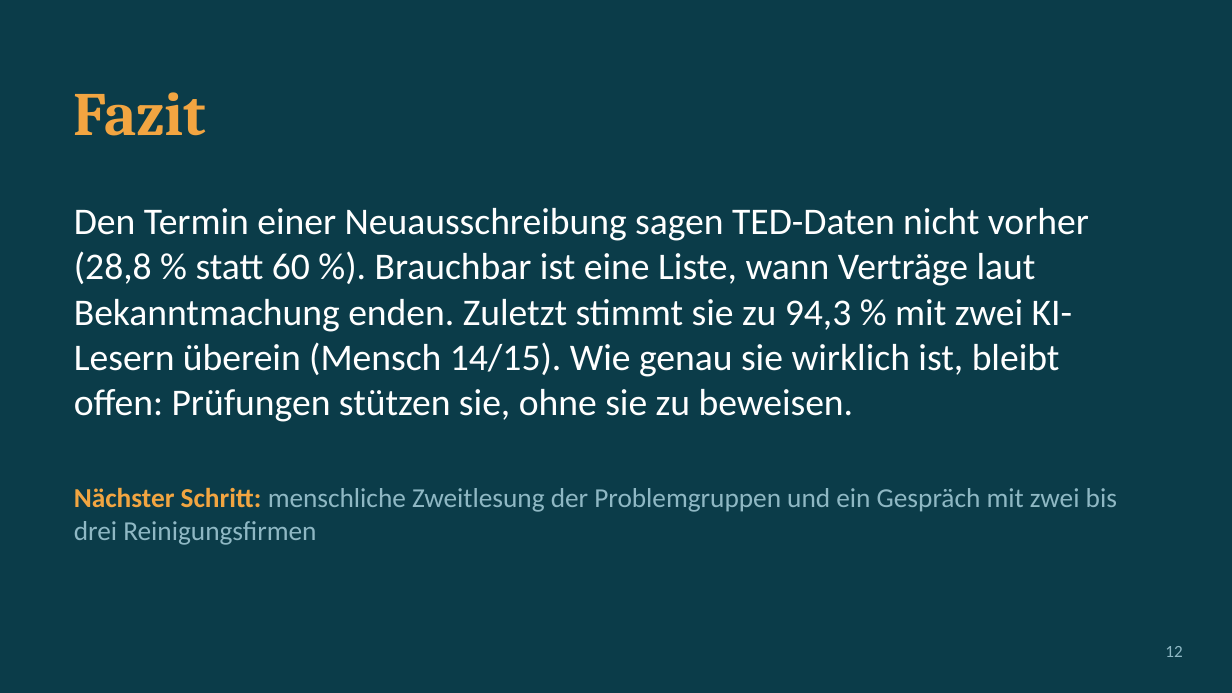
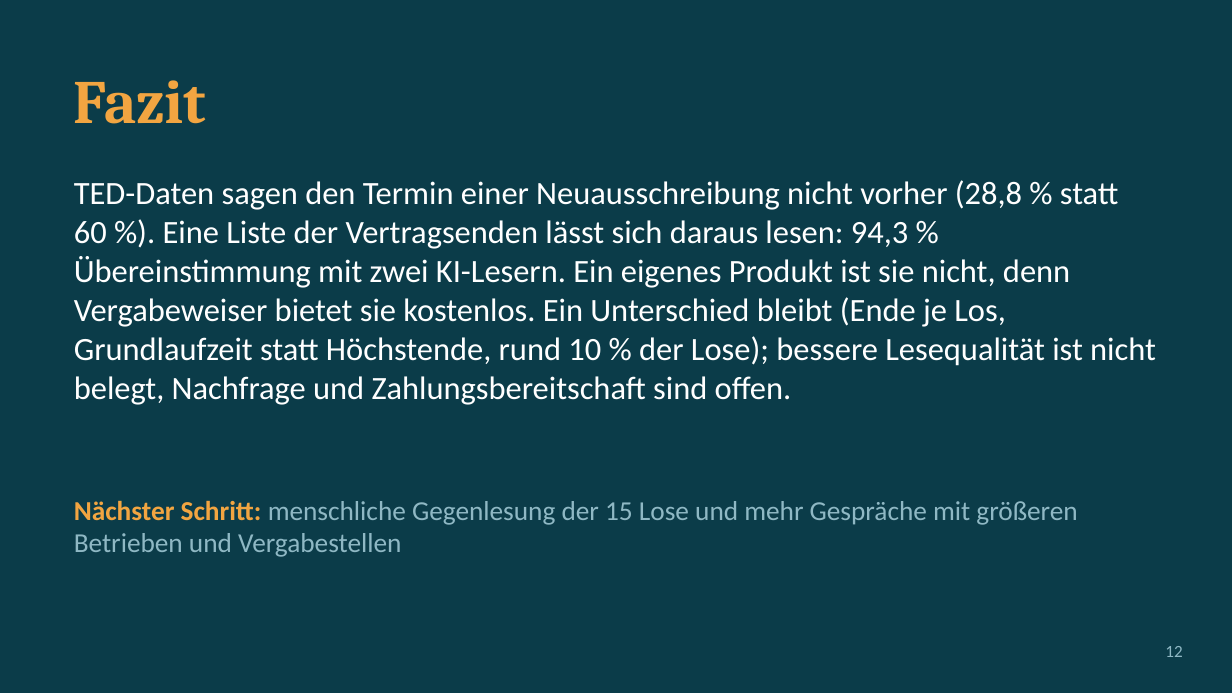
Before and after one commit to ludwigrichthammer9-web/vergabe_radar, a slide deck: slide 12 of docs/vortrag/vortrag_vergabe_radar.pptx. Drawn at 1232x693 pixels with LibreOffice and Linux fonts; fonts in the diff are those of the drawing. Boxes give left, top, right and bottom in pixels: in the first picture for what was removed or moved away, otherwise in the second. Text is boxed around its words. In the diff, an @@ line names an element or a change of style, - is before the commit and + after.

```diff
--- a/docs/vortrag/vortrag_vergabe_radar.pptx
+++ b/docs/vortrag/vortrag_vergabe_radar.pptx
@@ text "Fazit": place and size @@
-text "Fazit" at bbox=[74, 92, 207, 136]
+text "Fazit" at bbox=[74, 80, 207, 124]
@@ text at bbox=[74, 180, 1156, 405]: text changed; size 22 to 19 pt @@
-Den Termin einer Neuausschreibung sagen TED-Daten nicht vorher (28,8 % statt 60 %). Brauchbar ist eine Liste, wann Verträge laut Bekanntmachung enden. Zuletzt stimmt sie zu 94,3 % mit zwei KI-Lesern überein (Mensch 14/15). Wie genau sie wirklich ist, bleibt offen: Prüfungen stützen sie, ohne sie zu beweisen.
+TED-Daten sagen den Termin einer Neuausschreibung nicht vorher (28,8 % statt 60 %). Eine Liste der Vertragsenden lässt sich daraus lesen: 94,3 % Übereinstimmung mit zwei KI-Lesern. Ein eigenes Produkt ist sie nicht, denn Vergabeweiser bietet sie kostenlos. Ein Unterschied bleibt (Ende je Los, Grundlaufzeit statt Höchstende, rund 10 % der Lose); bessere Lesequalität ist nicht belegt, Nachfrage und Zahlungsbereitschaft sind offen.
@@ text at bbox=[74, 500, 1077, 557]: text changed @@
-Nächster Schritt: menschliche Zweitlesung der Problemgruppen und ein Gespräch mit zwei bis drei Reinigungsfirmen
+Nächster Schritt: menschliche Gegenlesung der 15 Lose und mehr Gespräche mit größeren Betrieben und Vergabestellen
```
Also in this commit, not shown: 8 other slides changed, 3 slides added, 3 slides removed, 1 other file.
